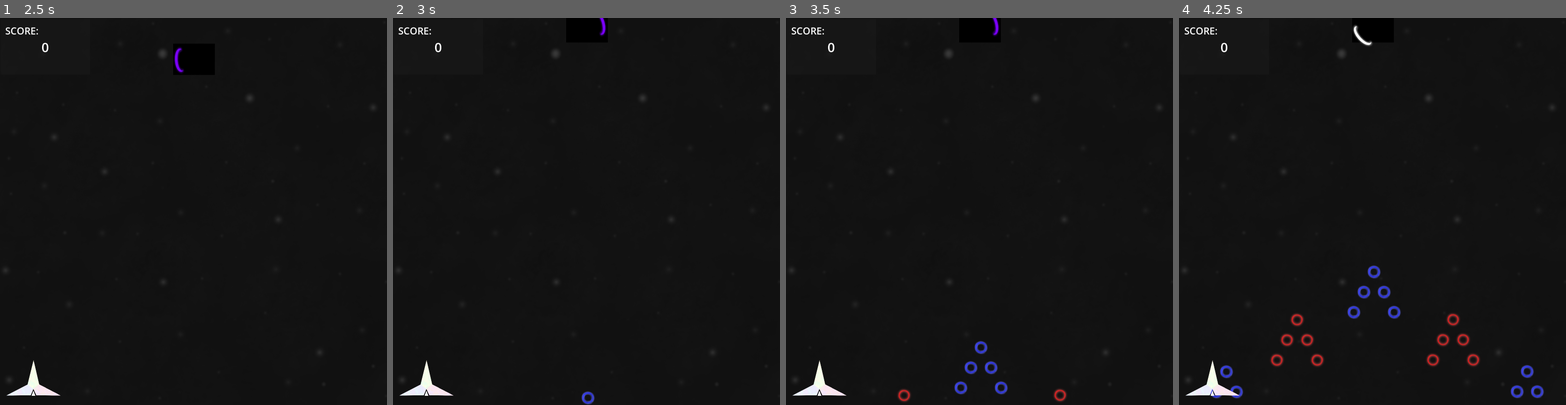
Above: before the commit, frames 1-4 (left to right).
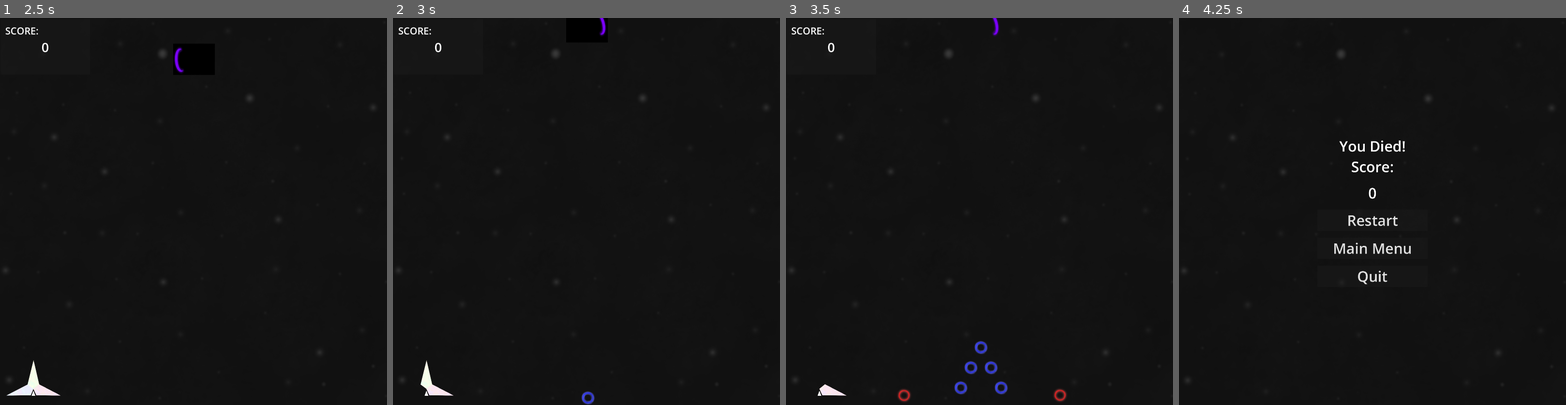
Above: after the commit, the same moments.

Repository: Restra9423/Jamfest-Spring-2026
Game: Godot game, scene res://UI/title.tscn
Same seed, same stepped clock (60 frames per second), same inputs: the game is played once before the commit and once after it.
Inputs (mouse positions are in pixels of both pictures, inside the frame that each line leads up to):
- Up to frame 1 (2.5 s): click "Start" at 0.5 s; tap Enter at 1.25 s; move the mouse to (212, 211) at 1.27 s; hold W (Up) from 1.28 s (still down); click (212, 211) at 1.35 s; move the mouse to (174, 211) at 2.02 s; click (174, 211) at 2.1 s
- Up to frame 2 (3 s): keep holding W (Up); move the mouse to (594, 203) at 2.77 s; click (594, 203) at 2.85 s
- Up to frame 3 (3.5 s): keep holding W (Up)
- Up to frame 4 (4.25 s): keep holding W (Up); move the mouse to (1368, 219) at 3.52 s; click (1368, 219) at 3.6 s

Frame 1 is identical in both runs. In frame 2, 0.1% of the frame differs, in the area x 1-9%, y 94-98%; in frame 3, 0.2%; in frame 4, 2.9%, in the area x 1-95%, y 1-99%.

Commit message:
Added Wall Collision + Damage

Diff:
--- a/Levels/world_scene.tscn
+++ b/Levels/world_scene.tscn
@@ -2,24 +2,13 @@
 
 [ext_resource type="PackedScene" uid="uid://bpt5xrqt3jw1h" path="res://Prefabs/Player.tscn" id="1_8oma2"]
 [ext_resource type="PackedScene" uid="uid://djiitpxgsp02t" path="res://Prefabs/PatternSpawner.tscn" id="2_47q4h"]
+[ext_resource type="PackedScene" uid="uid://0mc2t6s8cp4d" path="res://Prefabs/LevelBounds.tscn" id="3_fcaoe"]
 [ext_resource type="PackedScene" uid="uid://dx1wp8ft46jae" path="res://Prefabs/GameScoreDisplay.tscn" id="3_gajq0"]
 [ext_resource type="Texture2D" uid="uid://3pn0sh3mbpie" path="res://Art/Background.png" id="4_iyqwk"]
 [ext_resource type="AudioStream" uid="uid://dorjumjotuvsm" path="res://Sound/Music/BulletHellSong.wav" id="5_v2hpu"]
 [ext_resource type="Texture2D" uid="uid://cplw44st4q4vj" path="res://Art/HeathBar2.png" id="6_42d7d"]
 [ext_resource type="Texture2D" uid="uid://hjvphaxd5iyy" path="res://Art/HeathBar3.png" id="7_fcaoe"]
 [ext_resource type="Texture2D" uid="uid://b4bcn08hdr3ho" path="res://Art/HeathBar1.png" id="8_syw1v"]
-
-[sub_resource type="RectangleShape2D" id="RectangleShape2D_8oma2"]
-size = Vector2(1918, 1)
-
-[sub_resource type="RectangleShape2D" id="RectangleShape2D_47q4h"]
-size = Vector2(1918, 1)
-
-[sub_resource type="RectangleShape2D" id="RectangleShape2D_gajq0"]
-size = Vector2(1, 1920)
-
-[sub_resource type="RectangleShape2D" id="RectangleShape2D_iyqwk"]
-size = Vector2(1, 1920)
 
 [node name="WorldScene" type="Node2D" unique_id=1086633574]
 
@@ -34,25 +23,8 @@
 
 [node name="PatternSpawner" parent="." unique_id=680363320 instance=ExtResource("2_47q4h")]
 
-[node name="StaticBody2D" type="StaticBody2D" parent="." unique_id=2010764611]
-collision_layer = 4
-collision_mask = 0
-
-[node name="CollisionShape2D" type="CollisionShape2D" parent="StaticBody2D" unique_id=77773270]
-position = Vector2(0, -959.5)
-shape = SubResource("RectangleShape2D_8oma2")
-
-[node name="CollisionShape2D2" type="CollisionShape2D" parent="StaticBody2D" unique_id=2093084918]
-position = Vector2(0, 959.5)
-shape = SubResource("RectangleShape2D_47q4h")
-
-[node name="CollisionShape2D3" type="CollisionShape2D" parent="StaticBody2D" unique_id=1991003146]
-position = Vector2(-959.5, 0)
-shape = SubResource("RectangleShape2D_gajq0")
-
-[node name="CollisionShape2D4" type="CollisionShape2D" parent="StaticBody2D" unique_id=182072331]
-position = Vector2(959.5, 0)
-shape = SubResource("RectangleShape2D_iyqwk")
+[node name="LevelBounds" parent="." unique_id=1305599879 node_paths=PackedStringArray("player") instance=ExtResource("3_fcaoe")]
+player = NodePath("../Player")
 
 [node name="ScoreCounter" parent="." unique_id=791273218 instance=ExtResource("3_gajq0")]
 offset_left = -958.0
--- /dev/null
+++ b/Prefabs/LevelBounds.tscn
@@ -0,0 +1,58 @@
+[gd_scene format=3 uid="uid://0mc2t6s8cp4d"]
+
+[ext_resource type="Script" uid="uid://11ki4uh4cypv" path="res://Scripts/levelBounds.gd" id="1_rgmtb"]
+
+[sub_resource type="RectangleShape2D" id="RectangleShape2D_8oma2"]
+size = Vector2(1918, 1)
+
+[sub_resource type="RectangleShape2D" id="RectangleShape2D_47q4h"]
+size = Vector2(1918, 1)
+
+[sub_resource type="RectangleShape2D" id="RectangleShape2D_gajq0"]
+size = Vector2(1, 1920)
+
+[sub_resource type="RectangleShape2D" id="RectangleShape2D_iyqwk"]
+size = Vector2(1, 1920)
+
+[node name="LevelBounds" type="Node2D" unique_id=1848593480]
+script = ExtResource("1_rgmtb")
+
+[node name="DamageBounds" type="Area2D" parent="." unique_id=1694168246]
+collision_layer = 8
+collision_mask = 2
+
+[node name="TopWall" type="CollisionShape2D" parent="DamageBounds" unique_id=633449977]
+position = Vector2(0, -959.5)
+shape = SubResource("RectangleShape2D_8oma2")
+
+[node name="BottomWall" type="CollisionShape2D" parent="DamageBounds" unique_id=2032731779]
+position = Vector2(0, 959.5)
+shape = SubResource("RectangleShape2D_47q4h")
+
+[node name="LeftWall" type="CollisionShape2D" parent="DamageBounds" unique_id=102311620]
+position = Vector2(-959.5, 0)
+shape = SubResource("RectangleShape2D_gajq0")
+
+[node name="RightWall" type="CollisionShape2D" parent="DamageBounds" unique_id=960143079]
+position = Vector2(959.5, 0)
+shape = SubResource("RectangleShape2D_iyqwk")
+
+[node name="CollisionBounds" type="StaticBody2D" parent="." unique_id=1464356877]
+collision_layer = 8
+collision_mask = 2
+
+[node name="TopWall" type="CollisionShape2D" parent="CollisionBounds" unique_id=128734182]
+position = Vector2(0, -960)
+shape = SubResource("RectangleShape2D_8oma2")
+
+[node name="BottomWall" type="CollisionShape2D" parent="CollisionBounds" unique_id=1897793093]
+position = Vector2(0, 960)
+shape = SubResource("RectangleShape2D_47q4h")
+
+[node name="LeftWall" type="CollisionShape2D" parent="CollisionBounds" unique_id=1352630699]
+position = Vector2(-960, 0)
+shape = SubResource("RectangleShape2D_gajq0")
+
+[node name="RightWall" type="CollisionShape2D" parent="CollisionBounds" unique_id=1623330241]
+position = Vector2(960, 0)
+shape = SubResource("RectangleShape2D_iyqwk")
--- a/Prefabs/Player.tscn
+++ b/Prefabs/Player.tscn
@@ -8,9 +8,9 @@
 [sub_resource type="CircleShape2D" id="CircleShape2D_b43ah"]
 radius = 43.011627
 
-[node name="Player" type="CharacterBody2D" unique_id=740572060]
+[node name="Player" type="CharacterBody2D" unique_id=740572060 groups=["Player"]]
 collision_layer = 2
-collision_mask = 4
+collision_mask = 12
 script = ExtResource("1_x3d5u")
 
 [node name="CollisionShape2D" type="CollisionShape2D" parent="." unique_id=756021141]
@@ -18,7 +18,7 @@
 
 [node name="Area2D" type="Area2D" parent="." unique_id=1864975116]
 collision_layer = 2
-collision_mask = 4
+collision_mask = 12
 
 [node name="CollisionShape2D" type="CollisionShape2D" parent="Area2D" unique_id=265086082]
 shape = SubResource("CircleShape2D_b43ah")
--- a/Scripts/levelBounds.gd
+++ b/Scripts/levelBounds.gd
@@ -1,8 +1,9 @@
 extends Node
-# Called when the node enters the scene tree for the first time.
-func _ready() -> void:
-	pass
+
+@onready var damageBounds : Area2D = $DamageBounds
 
 # Called every frame. 'delta' is the elapsed time since the previous frame.
 func _process(delta: float) -> void:
-	pass
+	for body in damageBounds.get_overlapping_bodies():
+		if body.is_in_group("Player"):
+			body.hurt()
--- a/Scripts/playerController.gd
+++ b/Scripts/playerController.gd
@@ -58,7 +58,6 @@
 
 	#get input
 	moveInput = Vector2(Input.get_axis("Left", "Right"), Input.get_axis("Up", "Down")).normalized()
-	print("Axis is ", Input.get_axis("AimLeft", "AimRight"))
 	if(rawMouseInput.length() >= 5.0):
 		mouseInput = rawMouseInput.normalized()
 	if(aimInput != Vector2.ZERO):
@@ -87,13 +86,11 @@
 		hurt()
 
 func _on_area_2d_area_entered(area: Area2D) -> void:
-	print("bullet collision")
-	if (!area.parriedBullet):
+	if (area.is_in_group("bullets") && !area.parriedBullet):
 		hurt()
 		area.queue_free()
 
 func _on_parry_zone_area_entered(area: Area2D) -> void:
-	print("bullet in parry zone")
 	if(parryLength.time_left > 0 && area.isParryable && !area.parriedBullet):
 		parry(area.pointValue)
 		area.setParried(parryDir)
--- a/project.godot
+++ b/project.godot
@@ -45,6 +45,7 @@
 [global_group]
 
 bullets=""
+Player=""
 
 [input]
 
